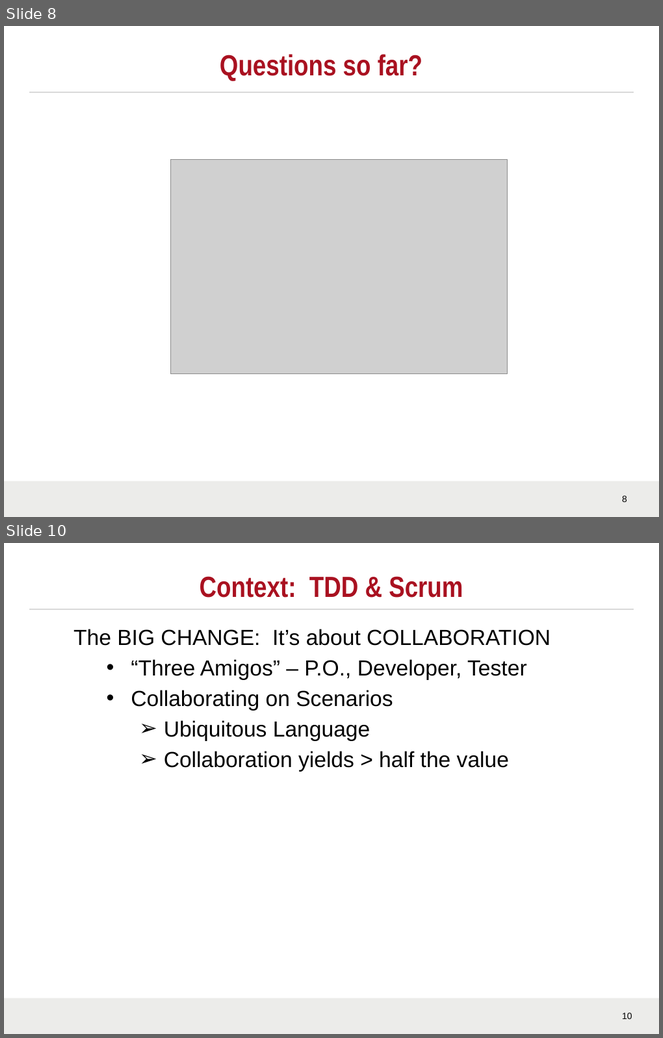
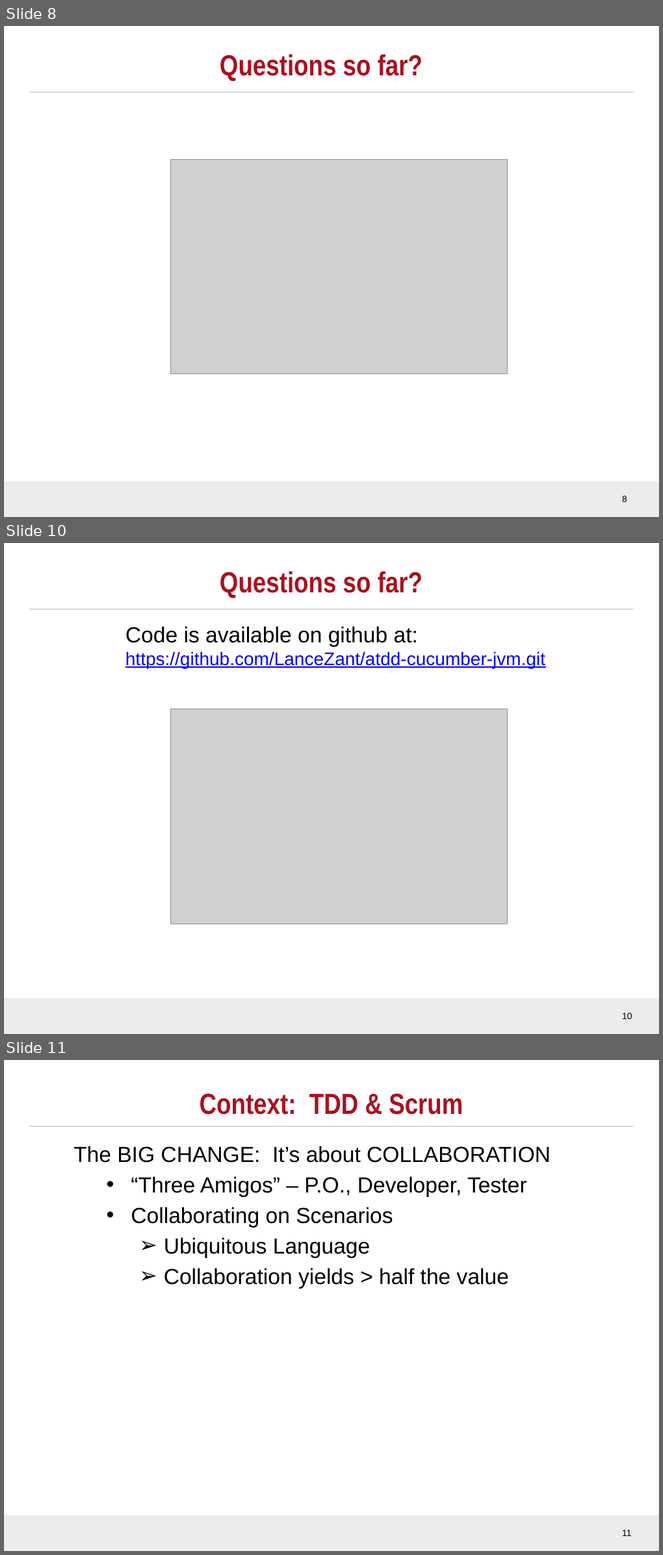
Before and after one commit to LanceZant/atdd-cucumber-jvm, a slide deck: doc/TDD Overview.pptx. Shown one above the other, each under a label of ours: slides 8 and 10 before the commit, slides 8, 10 and 11 after it; the slides between them are not shown. The pictures are 663x1038 and 663x1555 pixels, drawn with LibreOffice and Linux fonts; fonts in the diff are those of the drawing; grey boxes stand for pictures; background and template pictures are left out. Boxes give left, top, right and bottom in pixels: in the first picture for what was removed or moved away, otherwise in the second. Text is boxed around its words. In the diff, an @@ line names an element or a change of style, - is before the commit and + after.

```diff
--- a/doc/TDD Overview.pptx
+++ b/doc/TDD Overview.pptx
@@ slide 10 added at (4, 543, 659, 1034), background #FFFFFF; not listed: 3 template elements that a slide beside it also shows @@
@@ title added at (220, 571, 423, 598), 32 pt, text #A91120, bold @@
+Questions so far?
@@ text added at (126, 626, 545, 668), 20 pt, text #0000FF, underline @@
+  Code is available on github at:
+  https://github.com/LanceZant/atdd-cucumber-jvm.git
@@ picture added at (170, 709, 507, 925) @@
@@ what was slide 10 is now slide 11 @@
@@ page number at (622, 1530, 631, 1536): text changed @@
-10
+11
```
Also in this commit, not shown: 4 slides changed.
